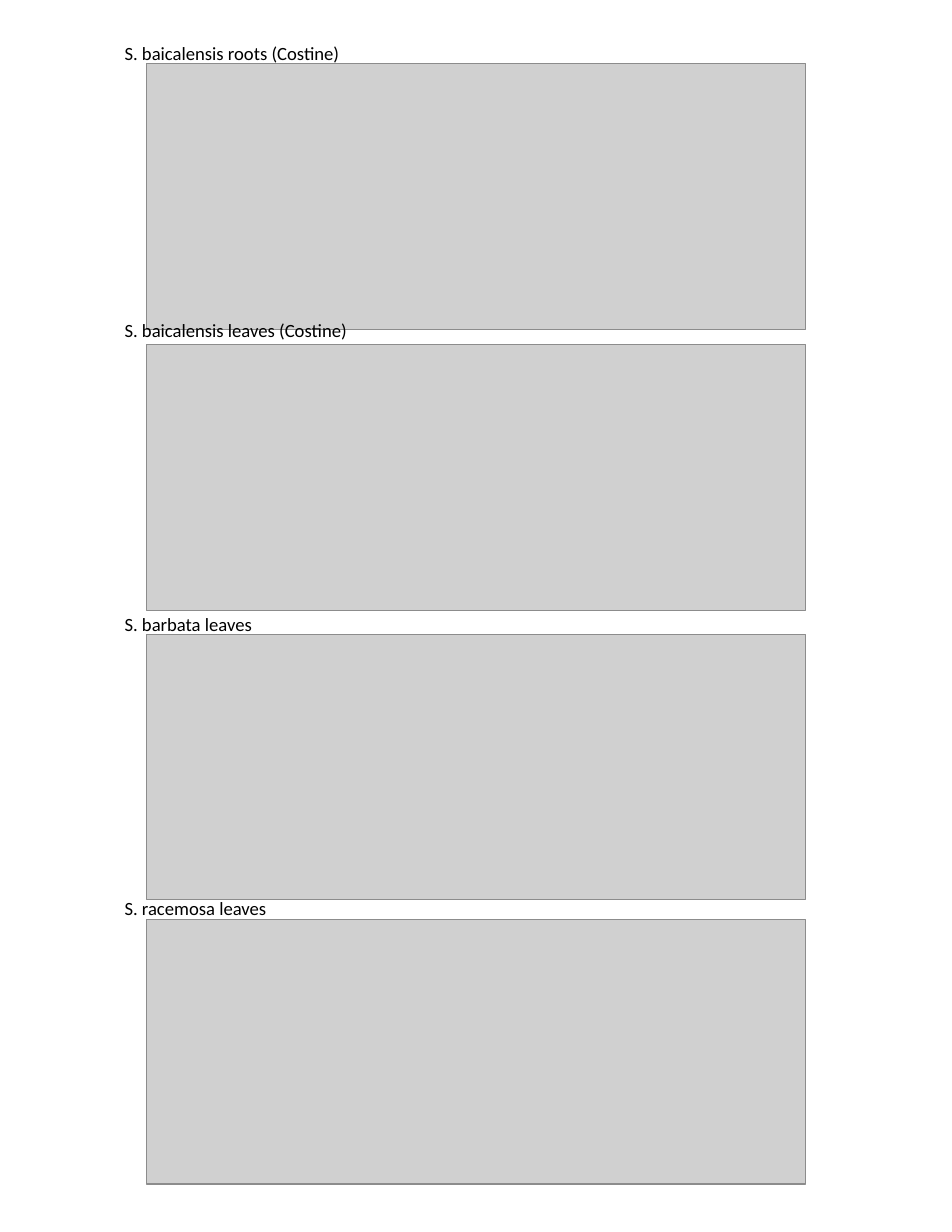
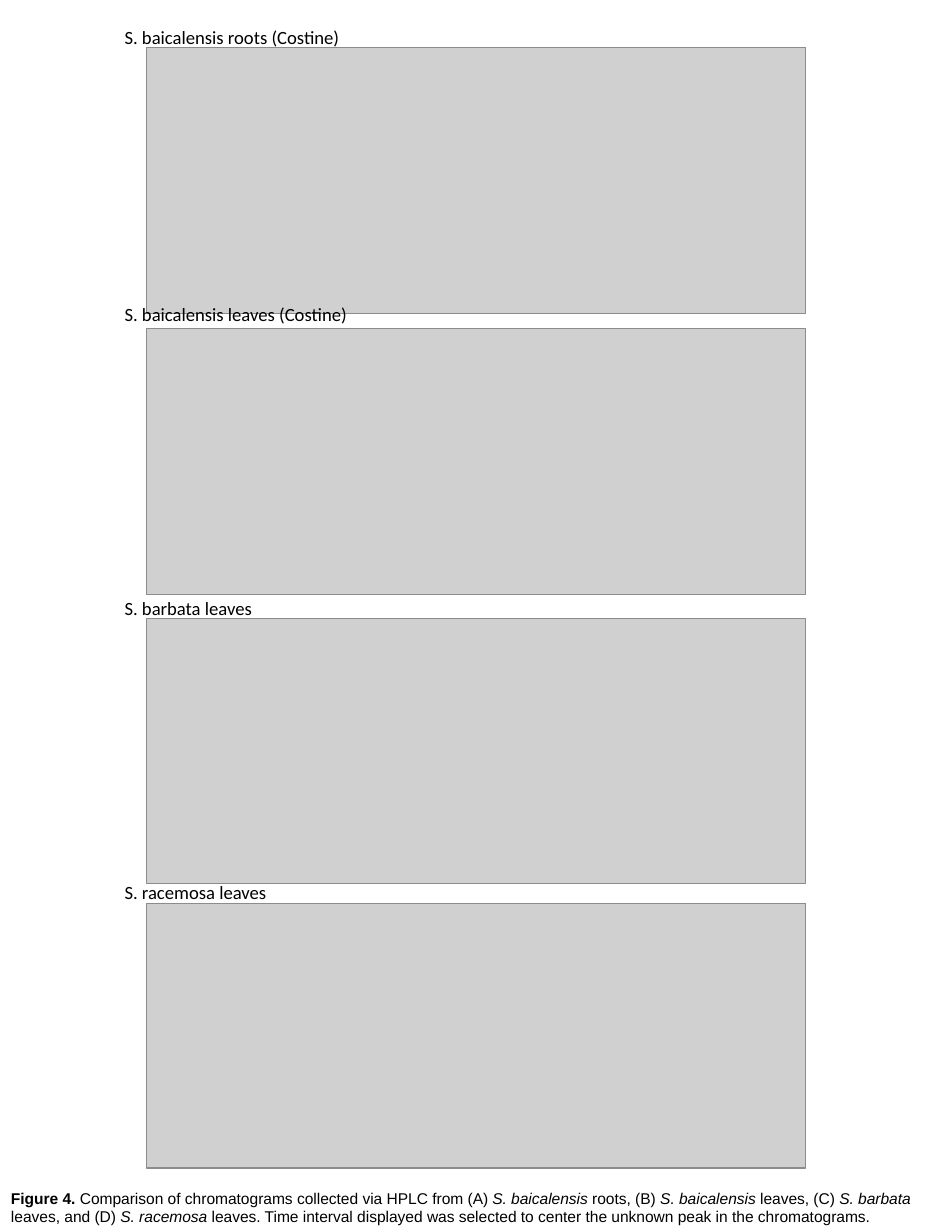
Before and after one commit to bryceaskey/scutellariaMetabolites, a slide deck: slide 4 of figures/manuscript/isoscutellarin/figure_legend.pptx (slide 12 before the commit). Drawn at 952x1232 pixels with LibreOffice and Linux fonts; fonts in the diff are those of the drawing; grey boxes stand for pictures. Boxes give left, top, right and bottom in pixels: in the first picture for what was removed or moved away, otherwise in the second. Text is boxed around its words. In the diff, an @@ line names an element or a change of style, - is before the commit and + after.

```diff
--- a/figures/manuscript/isoscutellarin/figure_legend.pptx
+++ b/figures/manuscript/isoscutellarin/figure_legend.pptx
@@ 4 pictures, 4 texts moved together from (x1=125, y1=46, x2=806, y2=1184) to (x1=125, y1=30, x2=806, y2=1167) @@
@@ text added at (x1=11, y1=1192, x2=911, y2=1226), 10 pt, text #000000 @@
+Figure 4. Comparison of chromatograms collected via HPLC from (A) S. baicalensis roots, (B) S. baicalensis leaves, (C) S. barbata leaves, and (D) S. racemosa leaves. Time interval displayed was selected to center the unknown peak in the chromatograms.
```
Also in this commit, not shown: 4 other slides changed, 4 slides added, 10 slides removed, 4 other files.
